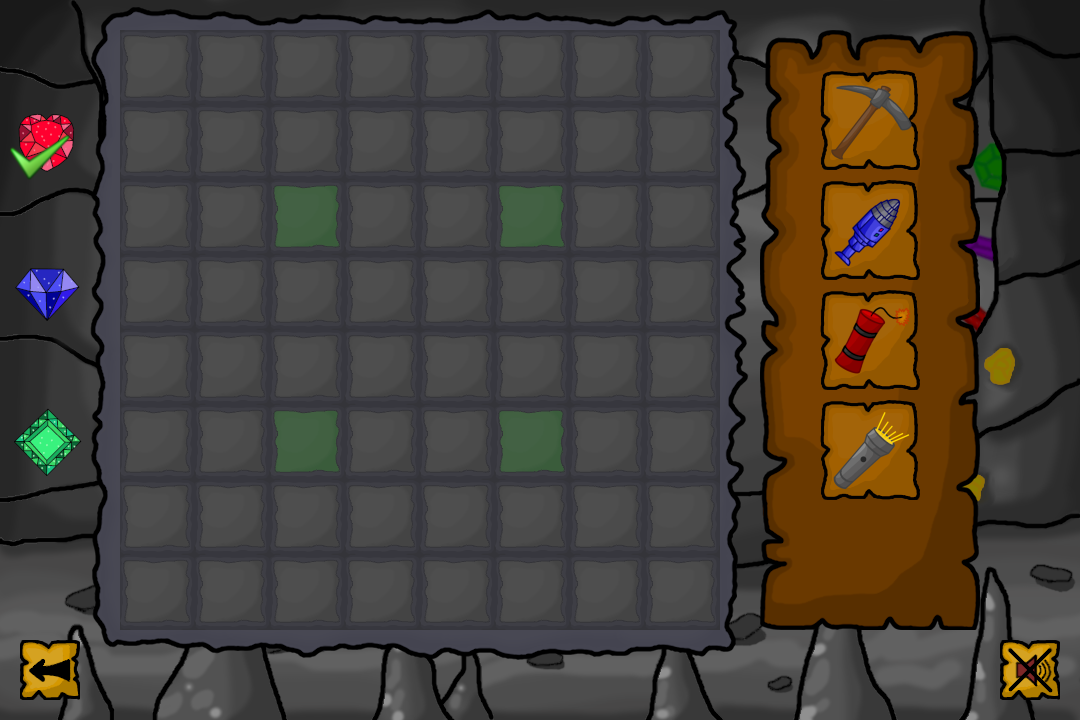
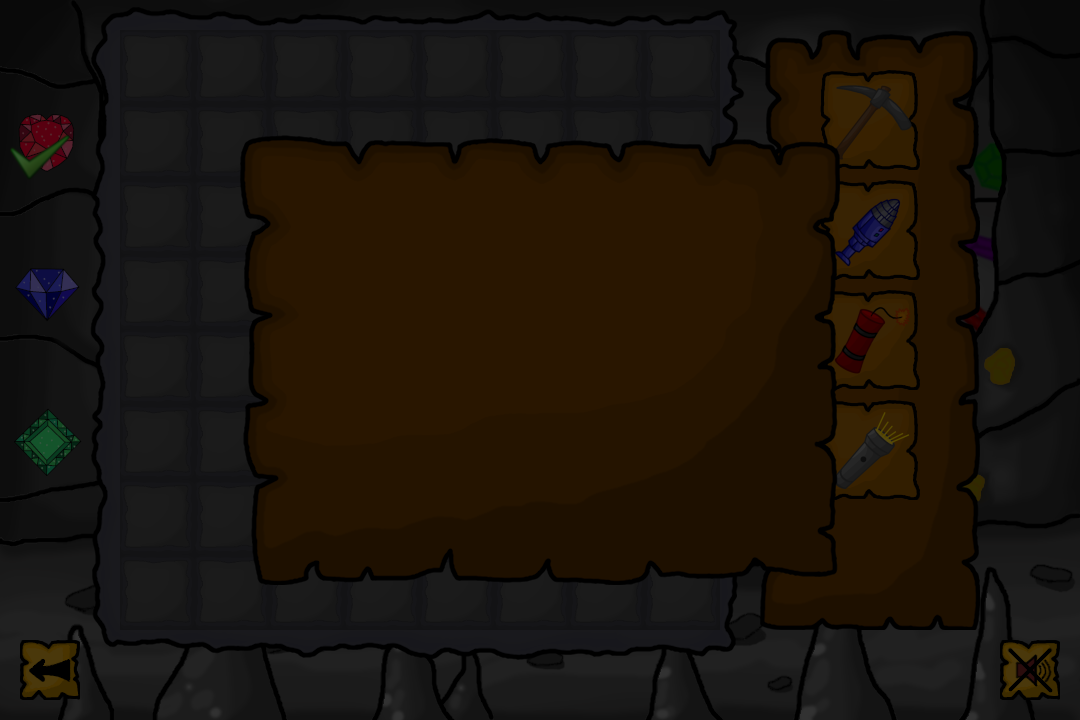
Revision of a layered 1080x720 image; what changed, layer by layer:
added layer "black.png" above "end_game.png" over [left=0, top=0, right=1080, bottom=720]
added layer "end_game.png" above "checkmark.png" over [left=240, top=135, right=840, bottom=585]
